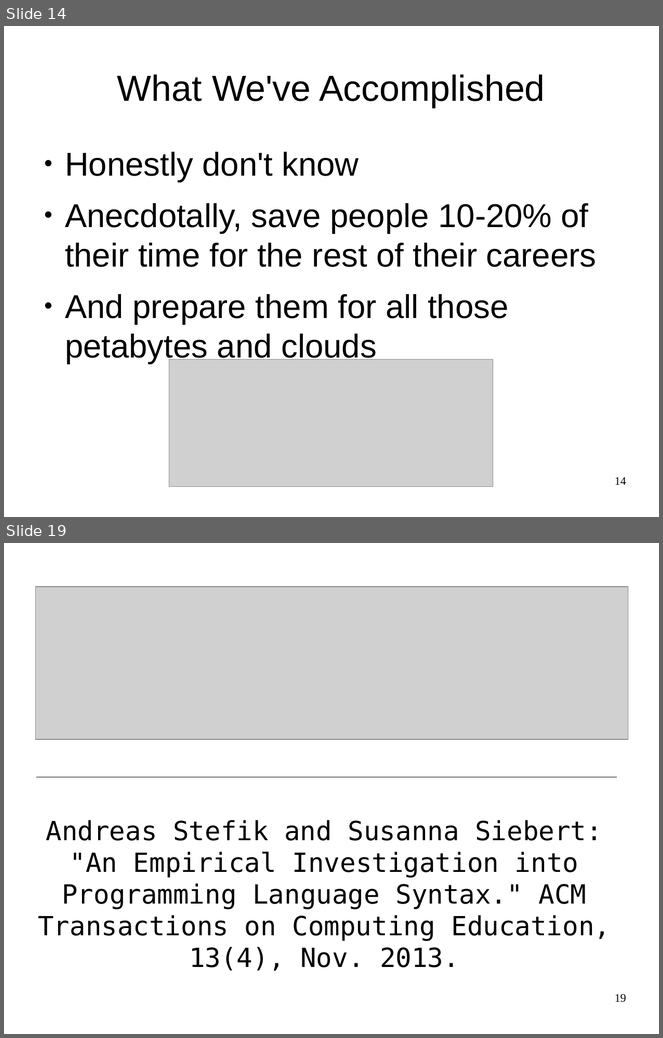
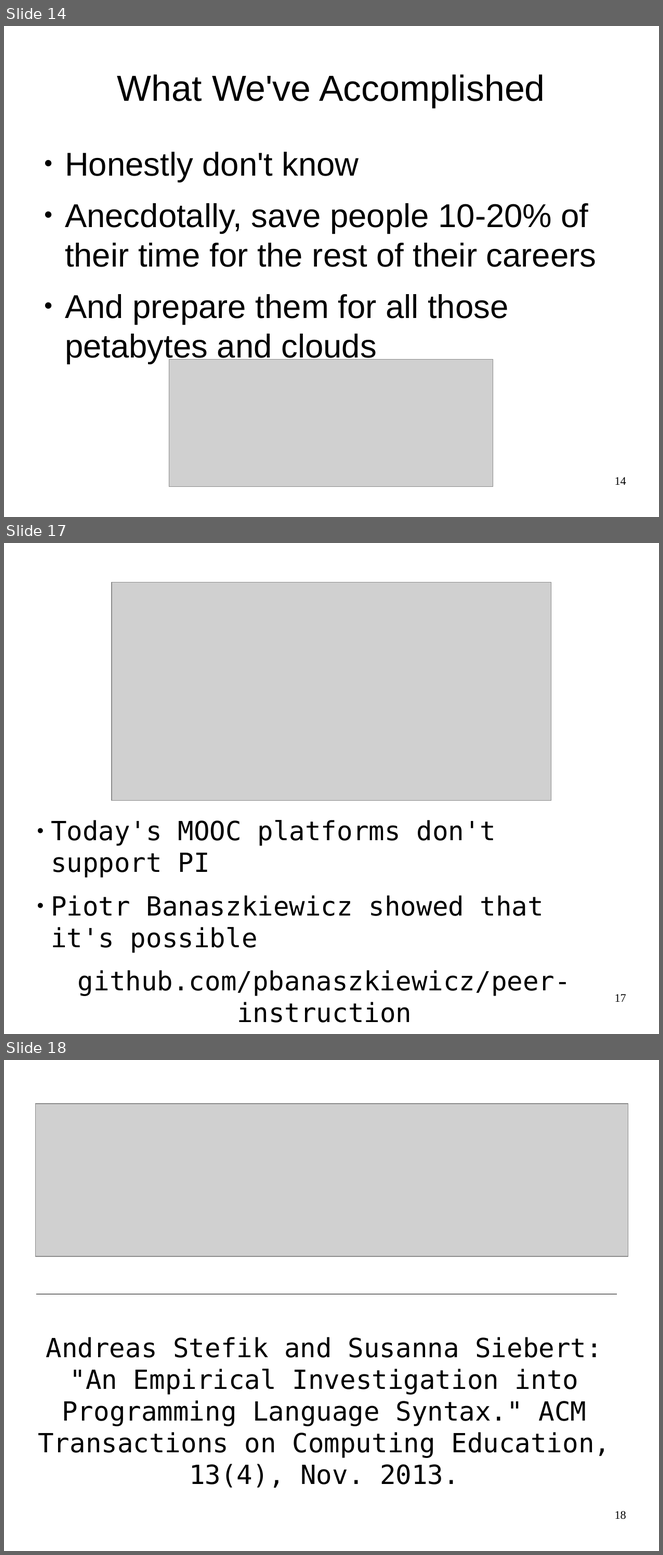
Before and after one commit to gvwilson/talks, a slide deck: rich-famous-popular-2015.odp. Shown one above the other, each under a label of ours: slides 14 and 19 before the commit, slides 14, 17 and 18 after it; the slides between them are not shown. The pictures are 663x1038 and 663x1555 pixels, drawn with LibreOffice and Linux fonts; fonts in the diff are those of the drawing; grey boxes stand for pictures. Boxes give left, top, right and bottom in pixels: in the first picture for what was removed or moved away, otherwise in the second. Text is boxed around its words. In the diff, an @@ line names an element or a change of style, - is before the commit and + after.

```diff
--- a/rich-famous-popular-2015.odp
+++ b/rich-famous-popular-2015.odp
@@ slide 17 added at (4,543,659,1034), background #FFFFFF @@
@@ picture added at (112,582,552,801) @@
@@ text added at (51,820,571,996), 32 pt, text #000000 @@
+● Today's MOOC platforms don't support PI
+● Piotr Banaszkiewicz showed that it's possible
+github.com/pbanaszkiewicz/peer-instruction
+● Implement!
@@ page number added at (615,994,626,1002), 14 pt, text #000000 @@
+17
@@ what was slide 19 is now slide 18 @@
@@ page number at (615,1511,626,1520): text changed @@
-19
+18
```
Also in this commit, not shown: 5 slides changed.
